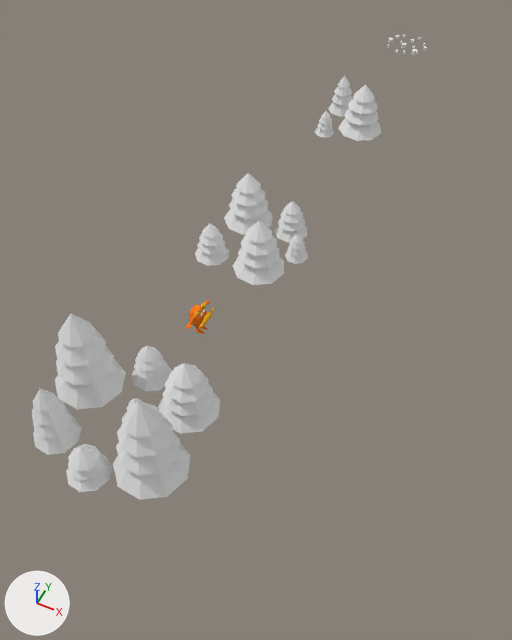
The Blender file Assets/Small_Enviro_Dets.blend as it was, and as the next commit left it.
One viewpoint serves both versions: a camera (50 mm lens) standing at (10.0, -10.0, 20.6) and looking at (1.1, 7.8, -1.7). Every picture has the same lights, and +X, +Y and +Z are marked at lower left.

In view in the first picture: 'Tree_Big', 'Tree_Mid', 'Tree_Small'.
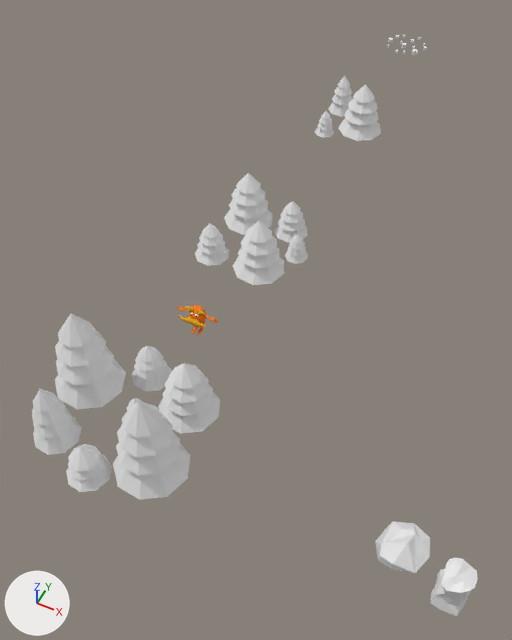
ob_62f7f0a1ad4f44b5ba53ea69bcc40998_fbx is not drawn itself; it is the parent of ob_rootnode.

Patch to the scene script:
```diff
--- a/Assets/Small_Enviro_Dets.blend.py
+++ b/Assets/Small_Enviro_Dets.blend.py
@@ me_cube @@
+me_cube.from_pydata(...)  # 114 vertices, 112 faces; spans x -1.0..1.03, y -1.06..1.06, z -1.0..2.49
@@ me_sphere_002 @@
+me_sphere_002.from_pydata(...)  # 32 vertices, 34 faces; spans x -0.95..0.66, y -0.67..0.91, z 0.0..1.08
@@ ob_62f7f0a1ad4f44b5ba53ea69bcc40998_fbx @@
 ob_62f7f0a1ad4f44b5ba53ea69bcc40998_fbx = bpy.data.objects.new('62f7f0a1ad4f44b5ba53ea69bcc40998.fbx', None)
-ob_62f7f0a1ad4f44b5ba53ea69bcc40998_fbx.parent = ob_sketchfab_model
+ob_62f7f0a1ad4f44b5ba53ea69bcc40998_fbx.parent = ob_speaker_of_trees
 ob_62f7f0a1ad4f44b5ba53ea69bcc40998_fbx.location = (0.0, 0.0, 0.0)
@@ ob_speaker_of_trees @@
+ob_speaker_of_trees = bpy.data.objects.new('Speaker_of_Trees', None)
+ob_speaker_of_trees.location = (0.0, 5.136, 0.0)
+ob_speaker_of_trees.rotation_euler = (-1.571, 0.0, -1.545)  # degrees (-90, 0, -89)
+ob_speaker_of_trees.scale = (0.0114, 0.0114, 0.0114)
@@ ob_cube @@
+ob_cube = bpy.data.objects.new('Cube', me_cube)
+ob_cube.location = (11.5, -0.58, 0.48)
+ob_cube.scale = (0.469, 0.469, 0.469)
@@ ob_sphere @@
+ob_sphere = bpy.data.objects.new('Sphere', me_sphere_002)
+ob_sphere.location = (10.0, 0.0, 0.0)
```

What differs and where, as boxes [x1, y1, x2, y2] in the pictures (512 x 640 px):
'Sphere', added: after [375, 521, 430, 573]
'Cube', added: after [430, 558, 478, 616]
'Lorax.008_Orange.002_0', moved: before [185, 300, 210, 334]; after [177, 305, 218, 336]
'Lorax.008_Yellow.001_0', moved: before [194, 302, 215, 328]; after [179, 306, 206, 327]
'Lorax.008_Blenda-SCLERA.001_0', moved: before [199, 309, 205, 316]; after [190, 312, 199, 317]
